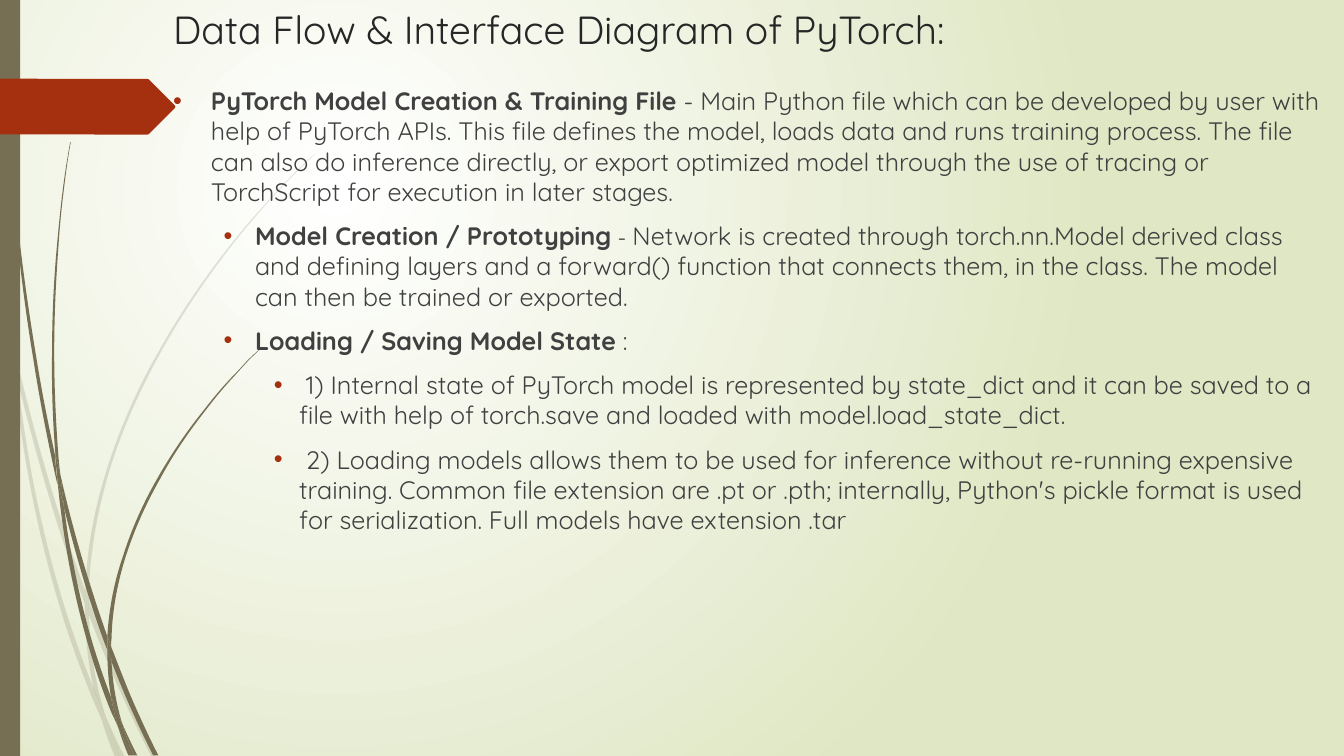
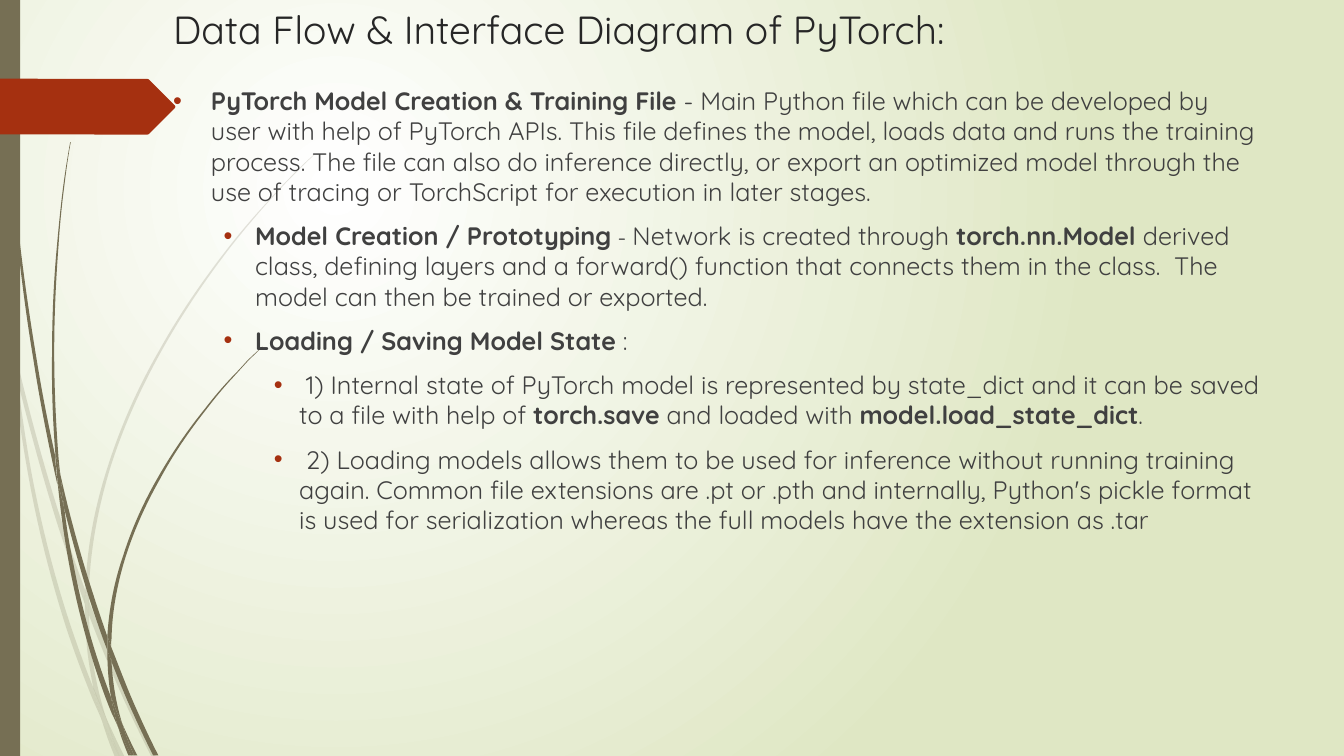
Before and after one commit to DivJAth/OOADPytorch, a slide deck: slide 8 of Grad_Presentation.pptx (slide 7 before the commit). Drawn at 1344x756 pixels with LibreOffice and Linux fonts; fonts in the diff are those of the drawing. Boxes give left, top, right and bottom in pixels: in the first picture for what was removed or moved away, otherwise in the second. Text is boxed around its words. In the diff, an @@ line names an element or a change of style, - is before the commit and + after.

```diff
--- a/Grad_Presentation.pptx
+++ b/Grad_Presentation.pptx
@@ text at (211,91,1255,311): text changed @@
-• PyTorch Model Creation & Training File - Main Python file which can be developed by user with help of PyTorch APIs. This file defines the model, loads data and runs training process. The file can also do inference directly, or export optimized model through the use of tracing or TorchScript for execution in later stages.
-  • Model Creation / Prototyping - Network is created through torch.nn.Model derived class and defining layers and a forward() function that connects them, in the class. The model can then be trained or exported.
+• PyTorch Model Creation & Training File - Main Python file which can be developed by user with help of PyTorch APIs. This file defines the model, loads data and runs the training process. The file can also do inference directly, or export an optimized model through the use of tracing or TorchScript for execution in later stages.
+  • Model Creation / Prototyping - Network is created through torch.nn.Model derived class, defining layers and a forward() function that connects them in the class. The model can then be trained or exported.
@@ text at (299,375,1259,429): bold on in "torch.save model.load_state_dict." @@
@@ text at (299,450,1251,530): text changed @@
-    • 2) Loading models allows them to be used for inference without re-running expensive training. Common file extension are .pt or .pth; internally, Python's pickle format is used for serialization. Full models have extension .tar
+    • 2) Loading models allows them to be used for inference without running training again. Common file extensions are .pt or .pth and internally, Python's pickle format is used for serialization whereas the full models have the extension as .tar
```
Also in this commit, not shown: 11 other slides changed, 2 slides added, 3 slides removed.
